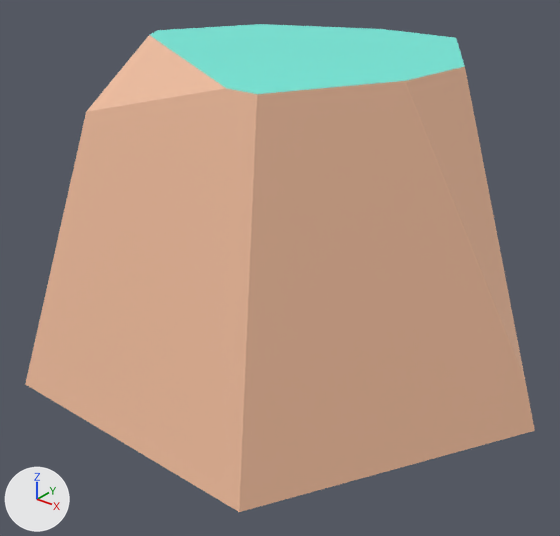
Renders of the glTF model assets/models/kit/nature_rock_smallD.glb from each side of a commit.
Rendered twice from a 50 mm camera at (0.345, -0.444, 0.282) aimed at (0.008, -0.022, 0.02). Every picture has the same lights, and +X, +Y and +Z are marked at lower left. The first picture is the older version. Vertices at exactly the same position are counted once.

Before the edit, the objects in view are built like this:
```python
me_mesh_rock_smalld = bpy.data.meshes.new('Mesh rock_smallD')
me_mesh_rock_smalld.from_pydata(...)  # 18 vertices, 32 faces; spans x -0.213..0.213, y -0.184..0.184, z -0.05..0.181
me_mesh_rock_smalld.materials.append(mat_defaultmaterial)
ob_nature_rock_smalld = bpy.data.objects.new('nature_rock_smallD', me_mesh_rock_smalld)
ob_nature_rock_smalld.location = (0.0, 0.0, 0.0)
```
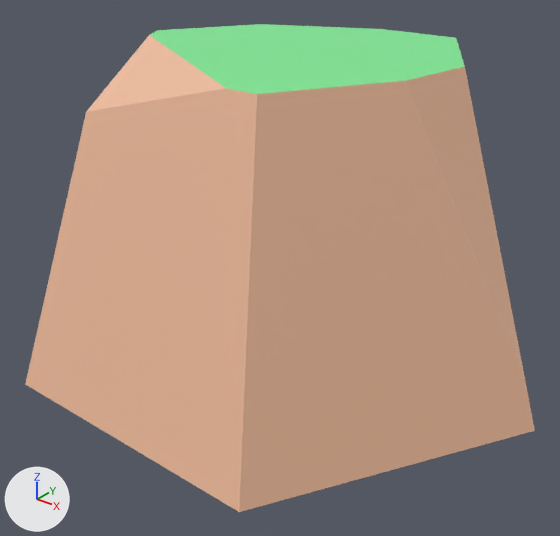
Location of each change, [x1, y1, x2, y2] in pixels of the pictures (560 x 536 px):
part 1 of me_mesh_rock_smalld, recoloured (cyan to green)
    both: [150, 24, 465, 94]

The edits, one by one:
me_mesh_rock_smalld has 18 vertices, 32 faces and spans x -0.213..0.213, y -0.184..0.184, z -0.05..0.181.
me_mesh_rock_smalld is used by ob_nature_rock_smalld; location (0.0, 0.0, 0.0).
me_mesh_rock_smalld part 1: 7 faces centred in x -0.118..0.102, y -0.039..0.039, z 0.181 are repainted in the vertex colours; the middle colour goes from cyan #73eddd to green #80ed96.
